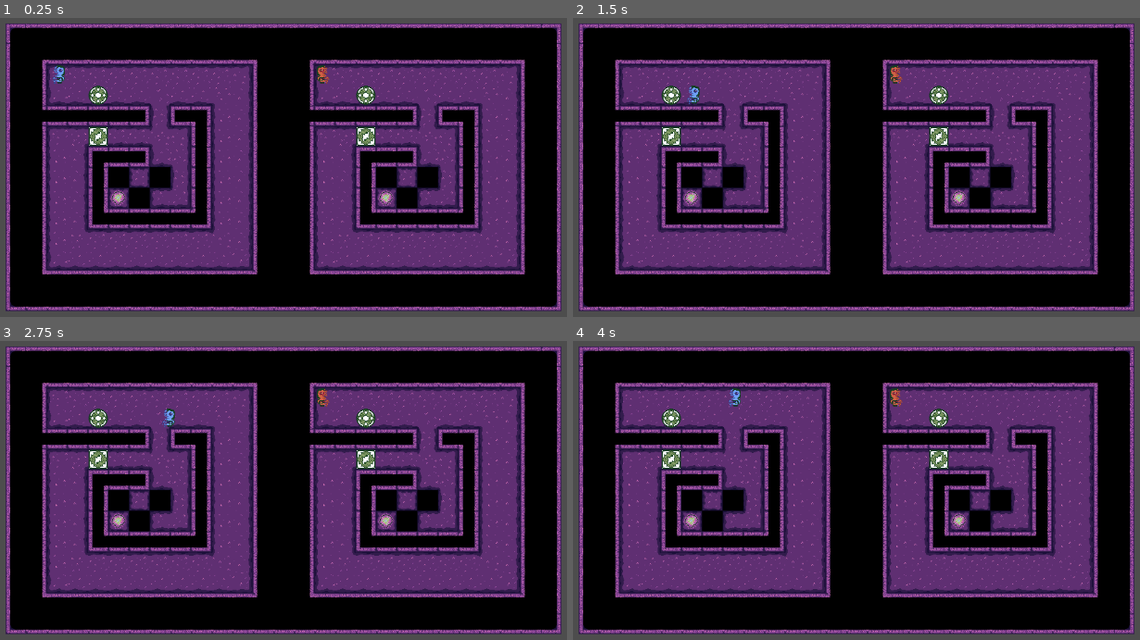
Above: before the commit, frames 1-4 (two rows, left to right).
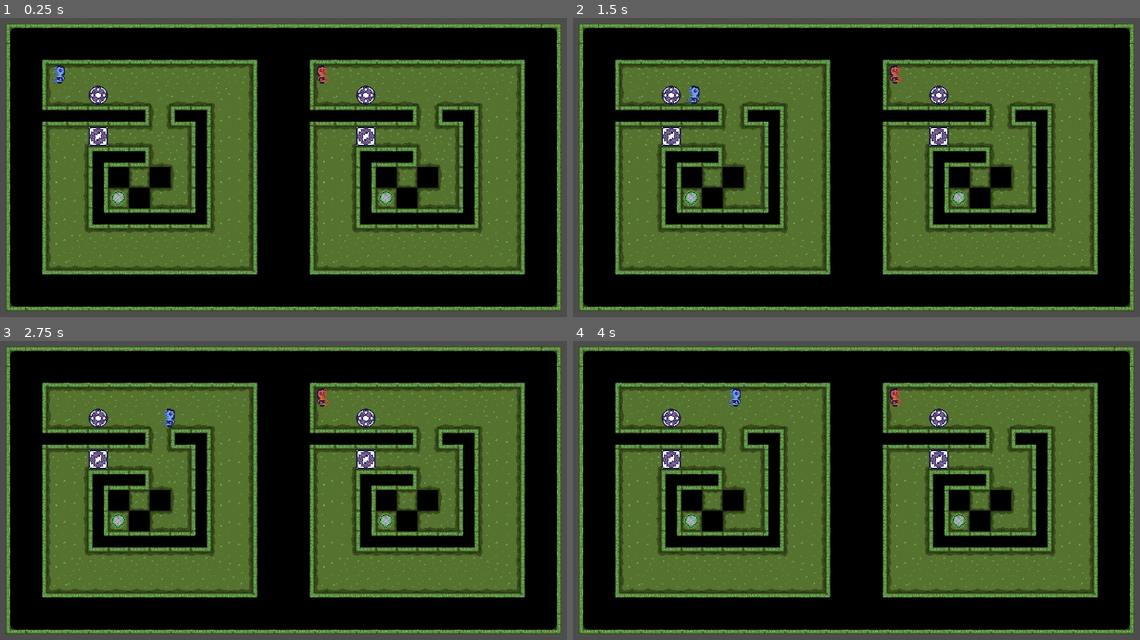
Above: after the commit, the same moments.

Repository: whitsettbe/kcol-f26-gamedevproj-cb
Game: Godot game, scene res://levels/Bog/22 - Ooze Maker.tscn
Same seed, same stepped clock (60 frames per second), same inputs: the game is played once before the commit and once after it. This scene is started directly instead of the project's main scene.
Inputs:
- Up to frame 1 (0.25 s): no input
- Up to frame 2 (1.5 s): tap Enter at 0.5 s; hold D (L_right) 0.53-1.28 s; tap Shift (undo) at 0.6, 1.35 s; hold S (L_down) from 1.28 s (still down)
- Up to frame 3 (2.75 s): release S (L_down) at 2.03 s; hold D (L_right) from 2.03 s (still down); tap Shift (undo) at 2.1 s
- Up to frame 4 (4 s): release D (L_right) at 2.78 s; hold W (L_up) 2.78-3.53 s; tap Shift (undo) at 2.85, 3.6 s; tap Space (restart) at 3.5 s; hold A (L_left) from 3.53 s (still down)

The runs differ from the first frame. In frame 1, 51% of the frame differs, in the area x 0-100%, y 1-99%; in frame 2, 51%; in frame 3, 51%; in frame 4, 51%.

Commit message:
Set layer to bog.

Diff:
--- a/TornAsunder/levels/Bog/22 - Ooze Maker.tscn
+++ b/TornAsunder/levels/Bog/22 - Ooze Maker.tscn
@@ -1,7 +1,7 @@
 [gd_scene format=4 uid="uid://dl3jgwwaem1m2"]
 
 [ext_resource type="Script" uid="uid://d2sii1nleum0m" path="res://levels/level_block_manager.gd" id="1_qat6o"]
-[ext_resource type="TileSet" uid="uid://cog8fixeioj4v" path="res://sprites/cave_tiles.tres" id="2_8h6tc"]
+[ext_resource type="TileSet" uid="uid://hugiu72j6udd" path="res://sprites/bog_tiles.tres" id="2_8h6tc"]
 [ext_resource type="PackedScene" uid="uid://cuba4r5drblv1" path="res://level_components/scenes/portal_in.tscn" id="3_o7igf"]
 [ext_resource type="PackedScene" uid="uid://bmgltflbc15gb" path="res://level_components/scenes/block.tscn" id="4_aaboc"]
 [ext_resource type="Script" uid="uid://dhm1jiir4y22f" path="res://level_components/scripts/player.gd" id="5_aftwd"]
@@ -10,6 +10,7 @@
 [node name="22 - Ooze Maker" type="Node2D" unique_id=443176109]
 position = Vector2(1, 0)
 script = ExtResource("1_qat6o")
+layer = 2
 is_final = false
 
 [node name="Floor" type="TileMapLayer" parent="." unique_id=1455588640]
